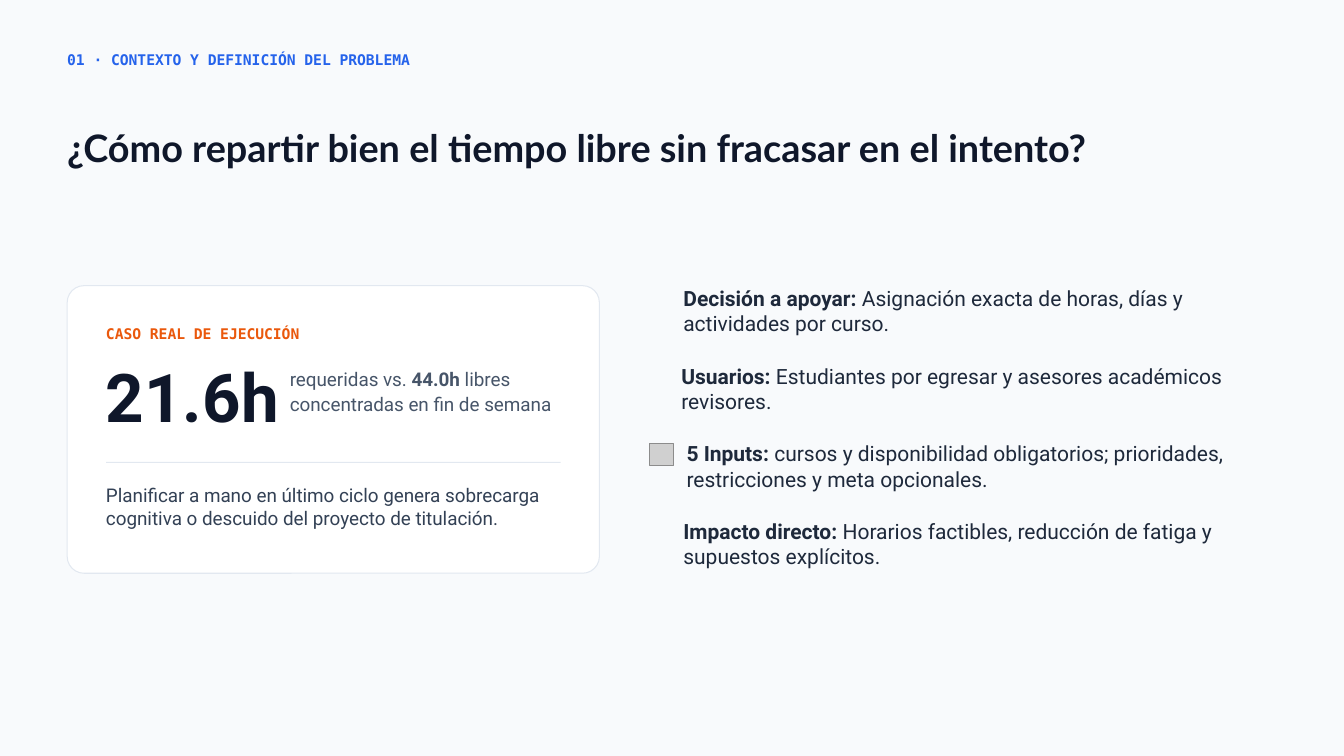
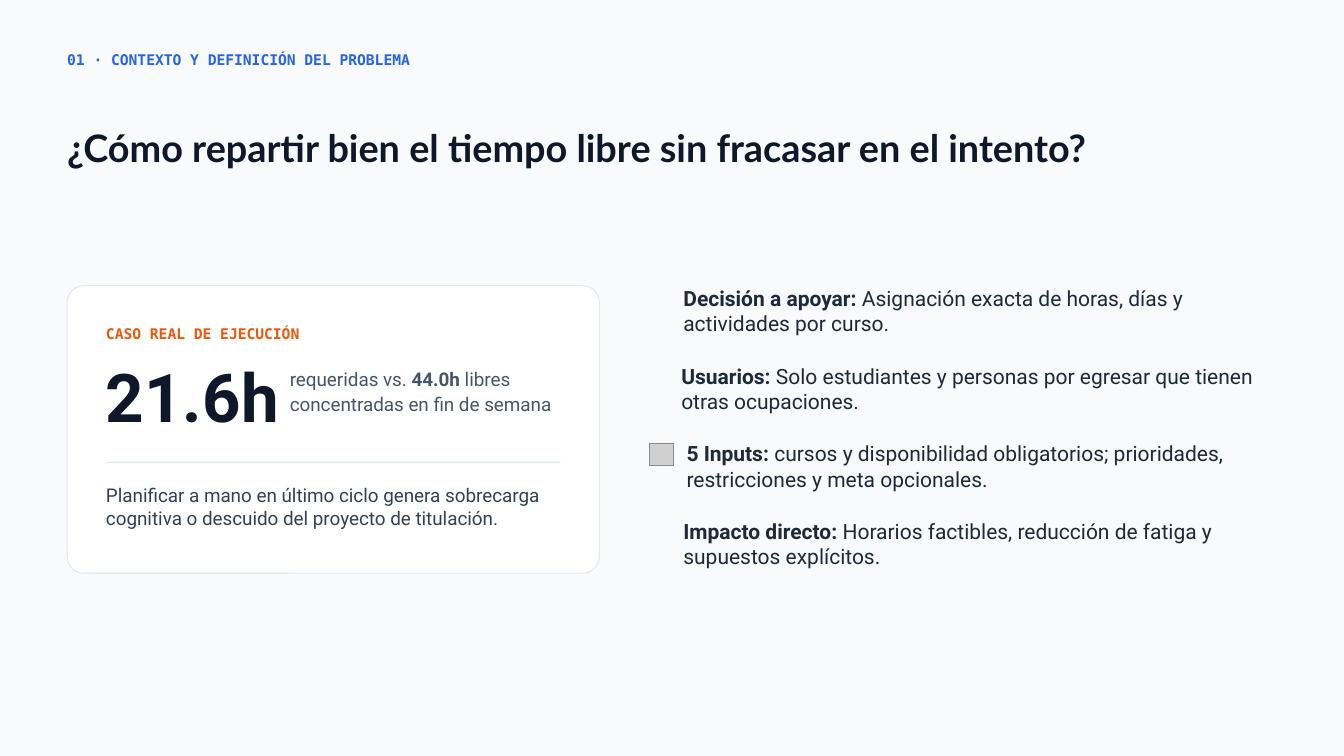
Before and after one commit to ByJuanDiego/Hackaton-7, a slide deck: slide 2 of Planificador_de_Estudio_Multi-Agente.pptx. Drawn at 1344x756 pixels with LibreOffice and Linux fonts; fonts in the diff are those of the drawing; grey boxes stand for pictures; background and template pictures are left out. Boxes give left, top, right and bottom in pixels: in the first picture for what was removed or moved away, otherwise in the second. Text is boxed around its words. In the diff, an @@ line names an element or a change of style, - is before the commit and + after.

```diff
--- a/Planificador_de_Estudio_Multi-Agente.pptx
+++ b/Planificador_de_Estudio_Multi-Agente.pptx
@@ text at [681, 368, 1252, 414]: text changed @@
-Usuarios: Estudiantes por egresar y asesores académicos revisores.
+Usuarios: Solo estudiantes y personas por egresar que tienen otras ocupaciones.
```
Also in this commit, not shown: 1 other slide changed, 2 other files.
